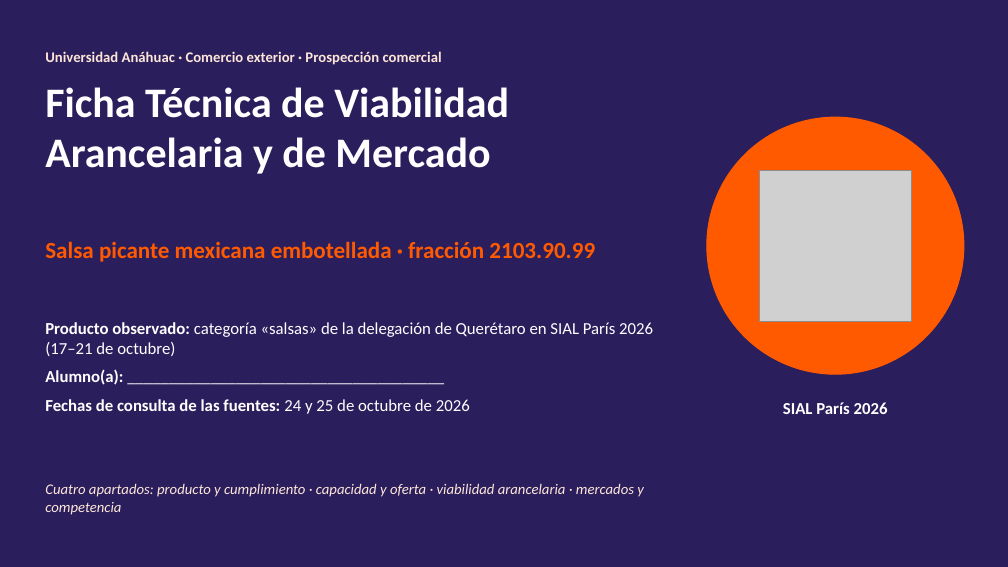
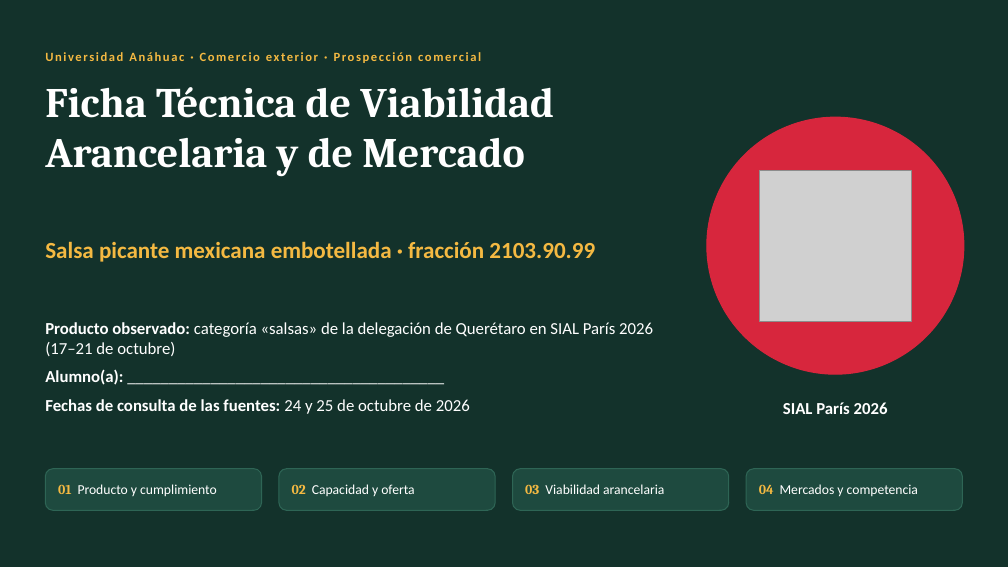
Before and after one commit to psiantonioochoa-design/Arquitectura, a slide deck: slide 1 of comercio-exterior/Ficha técnica · Salsa picante · Viabilidad arancelaria y de mercado.pptx. Drawn at 1008x567 pixels with LibreOffice and Linux fonts; fonts in the diff are those of the drawing; grey boxes stand for pictures. Boxes give left, top, right and bottom in pixels: in the first picture for what was removed or moved away, otherwise in the second. Text is boxed around its words. In the diff, an @@ line names an element or a change of style, - is before the commit and + after.

```diff
--- a/comercio-exterior/Ficha técnica · Salsa picante · Viabilidad arancelaria y de mercado.pptx
+++ b/comercio-exterior/Ficha técnica · Salsa picante · Viabilidad arancelaria y de mercado.pptx
@@ background #2B1E5C to #13322B @@
@@ text "Universidad Anáhuac · Comercio exterior ..." at [45,52,481,63]: size 14 to 12 pt, text colour #FDE6D8 to #F4B942, letter spacing 0 to 1.5 pt @@
@@ title "Ficha Técnica de Viabilidad Arancelaria ..." at [45,87,554,177]: font Calibri to Cambria @@
@@ ellipse at [707,117,964,374]: fill #FF5A00 to #D7263D; outline #FF5A00 1 pt to #D7263D 1 pt @@
@@ text "Salsa picante mexicana embotellada · ..." at [45,241,595,262]: text colour #FF5A00 to #F4B942 @@
@@ rounded rectangle added at [45,469,262,510], fill #1E4A3F, outline #2E6555 1 pt, 13 pt, text #FFFFFF @@
+01 Producto y cumplimiento
@@ rounded rectangle added at [279,469,495,510], fill #1E4A3F, outline #2E6555 1 pt, 13 pt, text #FFFFFF @@
+02 Capacidad y oferta
@@ rounded rectangle added at [513,469,729,510], fill #1E4A3F, outline #2E6555 1 pt, 13 pt, text #FFFFFF @@
+03 Viabilidad arancelaria
@@ rounded rectangle added at [746,469,963,510], fill #1E4A3F, outline #2E6555 1 pt, 13 pt, text #FFFFFF @@
+04 Mercados y competencia
@@ text removed at [45,483,644,515] @@
-Cuatro apartados: producto y cumplimiento · capacidad y oferta · viabilidad arancelaria · mercados y competencia
```
Also in this commit, not shown: 23 other slides changed, 1 other file.
